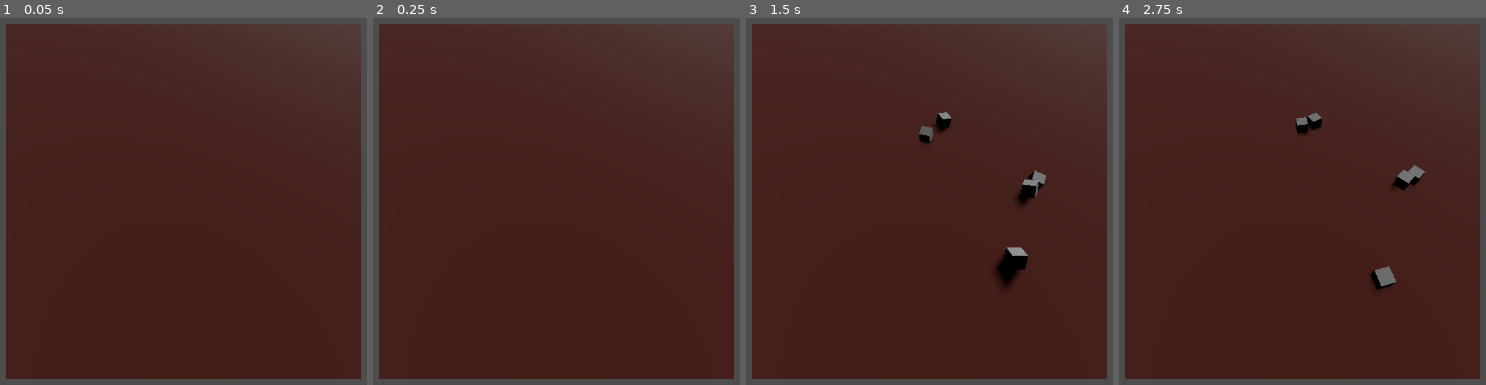
Above: before the commit, frames 1-4 (left to right).
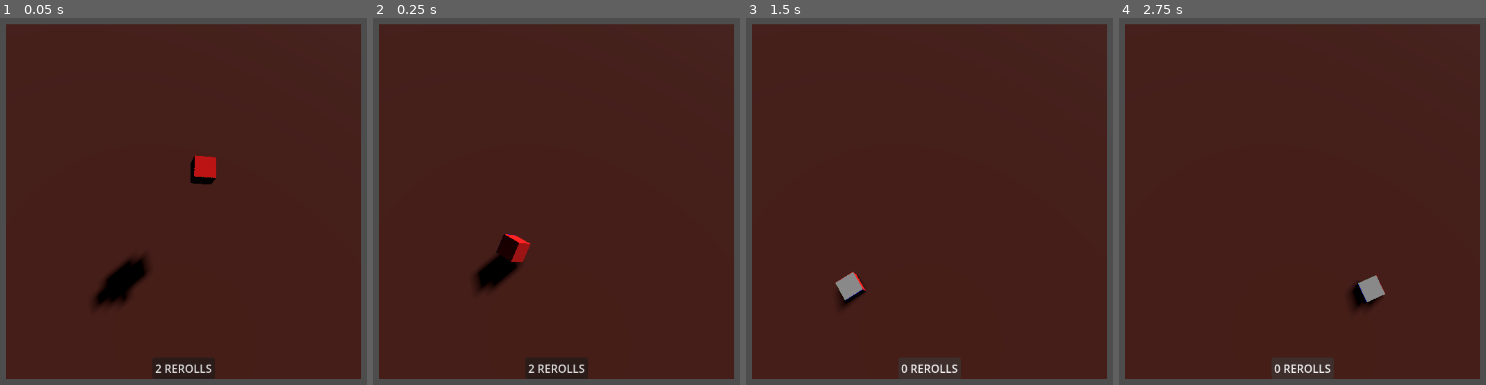
Above: after the commit, the same moments.

Repository: Emilgod/DICE-ROGUELITE
Game: Godot game, scene res://SCENES/MAIN/main.tscn
Two runs of this game, one before a commit and one after it. Both use one fixed random seed, a clock stepped at 60 frames per second and the inputs below.
Inputs (mouse positions are in pixels of both pictures, inside the frame that each line leads up to):
- Up to frame 1 (0.05 s): no input
- Up to frame 2 (0.25 s): no input
- Up to frame 3 (1.5 s): click (929, 366) at 0.5 s, where only the run after the commit has a clickable "2 REROLLS"; click (929, 366) at 1.25 s, where only the run after the commit has a clickable "1 REROLL"
- Up to frame 4 (2.75 s): click (1302, 366) at 2 s, where only the run after the commit has a clickable "0 REROLLS"

The runs differ from the first frame. In frame 1, 2.6% of the frame differs, in the area x 25-99%, y 1-99%; in frame 2, 2.2%; in frame 3, 2.2%; in frame 4, 1.8%.

Commit message:
dicedicedice

Diff:
--- a/SCENES/BOARD/board.gd
+++ b/SCENES/BOARD/board.gd
@@ -2,23 +2,59 @@
 
 @onready var camera_3d: Camera3D = $Camera3D
 @onready var dice_container: Node3D = $dice_container
+@onready var button: Button = $UI/Button
+
+
+@export var rerolls_remaining:int  = 2
 
 var dice_scene = preload("res://SCENES/DICE/dice.tscn")
-
+var all_dice = []
 # Called when the node enters the scene tree for the first time.
 func _ready() -> void:
-	for i in 5:
-		spawn_dice()
-	pass # Replace with function body.
+	spawn_dice()
+	update_button_text()
+	pass
 
 
 # Called every frame. 'delta' is the elapsed time since the previous frame.
 func _process(delta: float) -> void:
 	pass
 
+
 func spawn_dice():
 	var dice = dice_scene.instantiate()
 	dice_container.add_child(dice)
-	dice.position = Vector3(randf_range(0, 0.5), 0.2, randf_range(0, 0.5))
-	dice.apply_central_impulse(Vector3(randf_range(-0.5, 0.5), 0, randf_range(-0.5, 0.5)))
-	dice.apply_torque_impulse(Vector3(randf_range(-5, 5), randf_range(-5, 5), randf_range(-5, 5)))
+
+	var sides = [
+		{"value": 2, "effects": ["attack"]},
+		{"value": 1, "effects": ["shield"]},
+		{"value": 3, "effects": ["poison"]},
+		{"value": 1, "effects": ["attack", "poison"]},
+		{"value": 0, "effects": []},
+		{"value": 4, "effects": ["attack"]}
+	]
+	dice.set_sides(sides)
+	dice.reset_and_reroll()
+	all_dice.append(dice)
+
+
+func update_button_text():
+	if rerolls_remaining == 1:
+		button.text = "1 REROLL"
+	elif rerolls_remaining == 0:
+		button.text = "0 REROLLS"
+	else:
+		button.text = "%d REROLLS" % [rerolls_remaining]
+
+func reroll_dice():
+	if rerolls_remaining <= 0:
+		print("no rerolls")
+		return
+	rerolls_remaining -= 1
+	for dice in all_dice:
+		if not dice.is_locked:
+			dice.reset_and_reroll()
+	update_button_text()
+
+func _on_button_pressed() -> void:
+	reroll_dice()
--- a/SCENES/BOARD/board.tscn
+++ b/SCENES/BOARD/board.tscn
@@ -14,6 +14,9 @@
 [sub_resource type="BoxShape3D" id="BoxShape3D_3sgx8"]
 size = Vector3(10, 0.1, 10)
 
+[sub_resource type="BoxShape3D" id="BoxShape3D_yigss"]
+size = Vector3(8, 5, 0.132)
+
 [sub_resource type="Environment" id="Environment_eiqg1"]
 background_mode = 1
 
@@ -21,16 +24,34 @@
 script = ExtResource("1_3sgx8")
 
 [node name="Camera3D" type="Camera3D" parent="." unique_id=1229470431]
-transform = Transform3D(0.99306846, 0.09940495, -0.06271977, 0, 0.533614, 0.8457282, 0.117537715, -0.8398659, 0.5299152, -0.24870944, 1.5968928, 1.690409)
+transform = Transform3D(1, 0, 0, 0, 0.3337081, 0.9426765, 0, -0.9426765, 0.3337081, -0.0697875, 2.0623238, 0.7910595)
+fov = 50.0
 
 [node name="board" type="StaticBody3D" parent="." unique_id=1189892994]
 physics_material_override = SubResource("PhysicsMaterial_3sgx8")
 
 [node name="MeshInstance3D" type="MeshInstance3D" parent="board" unique_id=2069646306]
+transform = Transform3D(1, 0, 0, 0, 1, 0, 0, 0, 1, 0.013796687, 0.0058317184, -0.013135552)
 mesh = SubResource("BoxMesh_3sgx8")
 
 [node name="CollisionShape3D" type="CollisionShape3D" parent="board" unique_id=1426642539]
 shape = SubResource("BoxShape3D_3sgx8")
+
+[node name="CollisionShape3D2" type="CollisionShape3D" parent="board" unique_id=1527946081]
+transform = Transform3D(1, 0, 0, 0, 1, 0, 0, 0, 1, -0.111234665, 0.18135035, -1.0959303)
+shape = SubResource("BoxShape3D_yigss")
+
+[node name="CollisionShape3D3" type="CollisionShape3D" parent="board" unique_id=1734113848]
+transform = Transform3D(-4.371139e-08, 0, 1, 0, 1, 0, -1, 0, -4.371139e-08, 0.90973854, 0.3627007, 0.3803835)
+shape = SubResource("BoxShape3D_yigss")
+
+[node name="CollisionShape3D4" type="CollisionShape3D" parent="board" unique_id=1164000326]
+transform = Transform3D(1, 0, 0, 0, 1, 0, 0, 0, 1, 0.012392521, 0.18135035, 0.7335925)
+shape = SubResource("BoxShape3D_yigss")
+
+[node name="CollisionShape3D5" type="CollisionShape3D" parent="board" unique_id=1531149648]
+transform = Transform3D(-4.371139e-08, 0, 1, 0, 1, 0, -1, 0, -4.371139e-08, -0.9890945, 0.3627007, 0.3803835)
+shape = SubResource("BoxShape3D_yigss")
 
 [node name="dice_container" type="Node3D" parent="." unique_id=1084560394]
 transform = Transform3D(1, 0, 0, 0, 1, 0, 0, 0, 1, 0, 1.4447961, 0)
@@ -41,3 +62,27 @@
 [node name="DirectionalLight3D" type="DirectionalLight3D" parent="." unique_id=711516711]
 transform = Transform3D(-0.5052291, 0.6296735, 0.5901312, 0.8522444, 0.25649652, 0.45594874, 0.13573214, 0.7332947, -0.6662251, 0, 0, 0)
 shadow_enabled = true
+
+[node name="UI" type="Control" parent="." unique_id=489844749]
+layout_mode = 3
+anchors_preset = 15
+anchor_right = 1.0
+anchor_bottom = 1.0
+grow_horizontal = 2
+grow_vertical = 2
+
+[node name="Button" type="Button" parent="UI" unique_id=458204969]
+layout_mode = 1
+anchors_preset = 7
+anchor_left = 0.5
+anchor_top = 1.0
+anchor_right = 0.5
+anchor_bottom = 1.0
+offset_left = -34.0
+offset_top = -31.0
+offset_right = 34.0
+grow_horizontal = 2
+grow_vertical = 0
+text = "REROLL"
+
+[connection signal="pressed" from="UI/Button" to="." method="_on_button_pressed"]
--- a/SCENES/DICE/dice.gd
+++ b/SCENES/DICE/dice.gd
@@ -1,11 +1,91 @@
 extends RigidBody3D
 
 var sides_data = []
+var is_settled: bool = false
+var settle_threshold: float = 0.1
+var is_locked: bool = false
+@onready var faces = [
+	$face0,
+	$face1,
+	$face2,
+	$face3,
+	$face4,
+	$face5
+	]
+@onready var mesh_instance = MeshInstance3D
 # Called when the node enters the scene tree for the first time.
-func _ready() -> void:
-	pass # Replace with function body.
+func _ready():
+	await get_tree().process_frame
+	update_mesh_colors()
 
 
-# Called every frame. 'delta' is the elapsed time since the previous frame.
-func _process(delta: float) -> void:
-	pass
+func set_sides(data: Array) -> void:
+	sides_data = data
+	if is_node_ready():
+		update_mesh_colors()
+
+
+
+func get_effect_color(effects: Array) -> Color:
+	# Priority: if multiple effects, pick the first one
+	if effects.is_empty():
+		return Color.GRAY  # Blank side
+
+	match effects[0]:
+		"attack":
+			return Color.RED
+		"shield":
+			return Color.BLUE
+		"poison":
+			return Color.GREEN
+		_:
+			return Color.WHITE
+
+func update_mesh_colors() -> void:
+	if not is_node_ready():
+		return
+	for i in range(faces.size()):
+		var face_mesh = faces[i]
+		var material = StandardMaterial3D.new()
+		material.albedo_color = get_effect_color(sides_data[i]["effects"])
+		face_mesh.set_surface_override_material(0, material)
+
+func _physics_process(delta: float) -> void:
+	if is_locked:
+		return
+	if not is_settled:
+		await get_tree().physics_frame
+		if linear_velocity.length() < settle_threshold and angular_velocity.length() < settle_threshold:
+			is_settled = true
+			var top_face = get_top_face()
+			var face_data = sides_data[top_face]
+			print("Top face: ", top_face, " | Value: ", face_data["value"], " | Effects: ", face_data["effects"])
+
+func get_top_face() -> int:
+
+	var max_up = -1.0
+	var top_face_index = 0
+
+	# Check which face's normal points most upward
+	for i in range(faces.size()):
+		var face = faces[i]
+		# Get the face's Y position to determine if it's pointing up
+		var face_y = face.global_position.y
+
+		# The face that's highest is the top
+		if face_y > max_up:
+			max_up = face_y
+			top_face_index = i
+
+	return top_face_index
+
+func toggle_lock() -> void:
+	is_locked = !is_locked
+	print("dice locked: ", is_locked)
+
+
+func reset_and_reroll() -> void:
+	is_settled = false
+	position = Vector3(randf_range(0, 0.1), -1, randf_range(0, 0.1))
+	apply_central_impulse(Vector3(randf_range(-10, 10), 0, randf_range(-10, 10)))
+	apply_torque_impulse(Vector3(randf_range(-0.05, 0.05), randf_range(-0.05, 0.05), randf_range(-0.05, 0.05)))
--- a/SCENES/DICE/dice.tscn
+++ b/SCENES/DICE/dice.tscn
@@ -3,22 +3,84 @@
 [ext_resource type="Script" uid="uid://cjtubyawg5hdn" path="res://SCENES/DICE/dice.gd" id="1_yt7g1"]
 
 [sub_resource type="PhysicsMaterial" id="PhysicsMaterial_yt7g1"]
-friction = 0.5
-bounce = 0.3
-
-[sub_resource type="BoxMesh" id="BoxMesh_v78ty"]
-size = Vector3(0.1, 0.1, 0.1)
+friction = 0.3
+rough = true
+bounce = 0.5
 
 [sub_resource type="BoxShape3D" id="BoxShape3D_yt7g1"]
 size = Vector3(0.1, 0.1, 0.1)
 
+[sub_resource type="StandardMaterial3D" id="StandardMaterial3D_33w77"]
+
+[sub_resource type="BoxMesh" id="BoxMesh_sxaet"]
+material = SubResource("StandardMaterial3D_33w77")
+size = Vector3(0.1, 0.1, 0.01)
+
+[sub_resource type="StandardMaterial3D" id="StandardMaterial3D_r4mup"]
+
+[sub_resource type="BoxMesh" id="BoxMesh_mi3c1"]
+material = SubResource("StandardMaterial3D_r4mup")
+size = Vector3(0.1, 0.1, 0.01)
+
+[sub_resource type="StandardMaterial3D" id="StandardMaterial3D_4hdak"]
+
+[sub_resource type="BoxMesh" id="BoxMesh_lofky"]
+material = SubResource("StandardMaterial3D_4hdak")
+size = Vector3(0.1, 0.1, 0.01)
+
+[sub_resource type="StandardMaterial3D" id="StandardMaterial3D_uwly5"]
+
+[sub_resource type="BoxMesh" id="BoxMesh_fimx4"]
+material = SubResource("StandardMaterial3D_uwly5")
+size = Vector3(0.1, 0.1, 0.01)
+
+[sub_resource type="StandardMaterial3D" id="StandardMaterial3D_snxhm"]
+
+[sub_resource type="BoxMesh" id="BoxMesh_fumce"]
+material = SubResource("StandardMaterial3D_snxhm")
+size = Vector3(0.1, 0.1, 0.01)
+
+[sub_resource type="StandardMaterial3D" id="StandardMaterial3D_ckwt3"]
+
+[sub_resource type="BoxMesh" id="BoxMesh_rg67e"]
+material = SubResource("StandardMaterial3D_ckwt3")
+size = Vector3(0.1, 0.1, 0.01)
+
 [node name="Dice" type="RigidBody3D" unique_id=1915836905]
+mass = 3.0
 physics_material_override = SubResource("PhysicsMaterial_yt7g1")
-gravity_scale = 0.4
+gravity_scale = 0.9
 script = ExtResource("1_yt7g1")
 
-[node name="MeshInstance3D" type="MeshInstance3D" parent="." unique_id=1131973662]
-mesh = SubResource("BoxMesh_v78ty")
+[node name="CollisionShape3D2" type="CollisionShape3D" parent="." unique_id=1942282815]
+shape = SubResource("BoxShape3D_yt7g1")
 
-[node name="CollisionShape3D" type="CollisionShape3D" parent="." unique_id=1578142248]
-shape = SubResource("BoxShape3D_yt7g1")
+[node name="face0" type="MeshInstance3D" parent="." unique_id=704315542]
+transform = Transform3D(1, 0, 0, 0, 1, 0, 0, 0, 1, 0, 0, -0.045023687)
+mesh = SubResource("BoxMesh_sxaet")
+
+[node name="face1" type="MeshInstance3D" parent="." unique_id=345611011]
+transform = Transform3D(1, 0, 0, 0, -4.371139e-08, -1, 0, 1, -4.371139e-08, 0, -0.046969723, 2.4735928e-06)
+mesh = SubResource("BoxMesh_mi3c1")
+
+[node name="face2" type="MeshInstance3D" parent="." unique_id=1854487473]
+transform = Transform3D(1, 0, 0, 0, 1, 0, 0, 0, 1, 0, 0.00045550242, 0.04526548)
+mesh = SubResource("BoxMesh_lofky")
+
+[node name="face3" type="MeshInstance3D" parent="." unique_id=1594473616]
+transform = Transform3D(-4.371139e-08, 0, 1, 0, 1, 0, -1, 0, -4.371139e-08, -0.04513675, 0.00045550615, 0)
+mesh = SubResource("BoxMesh_fimx4")
+
+[node name="face4" type="MeshInstance3D" parent="." unique_id=2080146022]
+transform = Transform3D(-4.371139e-08, 0, 1, 0, 1, 0, -1, 0, -4.371139e-08, 0.04510498, 0, 0)
+mesh = SubResource("BoxMesh_fumce")
+
+[node name="RayCast3D" type="RayCast3D" parent="." unique_id=1886108406]
+target_position = Vector3(0, 0, 0)
+debug_shape_custom_color = Color(0.9254902, 0, 0.9254902, 1)
+
+[node name="settling_time" type="Timer" parent="." unique_id=1574242033]
+
+[node name="face5" type="MeshInstance3D" parent="." unique_id=1658732692]
+transform = Transform3D(1, 0, 0, 0, -4.371139e-08, -1, 0, 1, -4.371139e-08, 0, 0.046456784, 0)
+mesh = SubResource("BoxMesh_rg67e")
